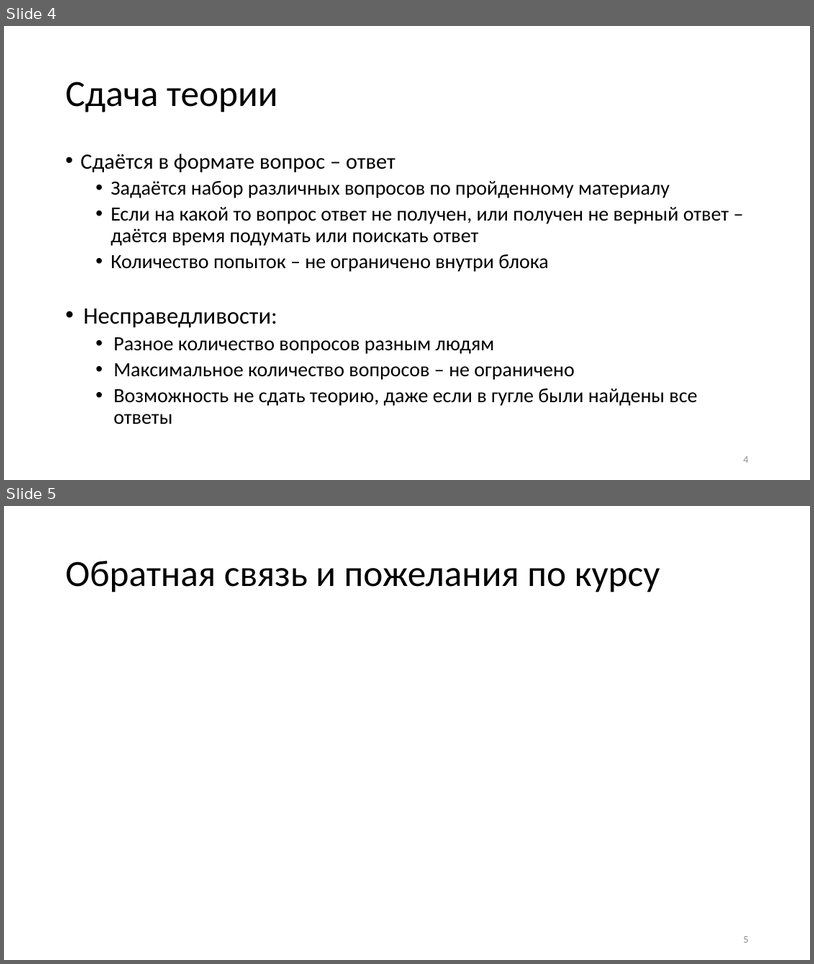
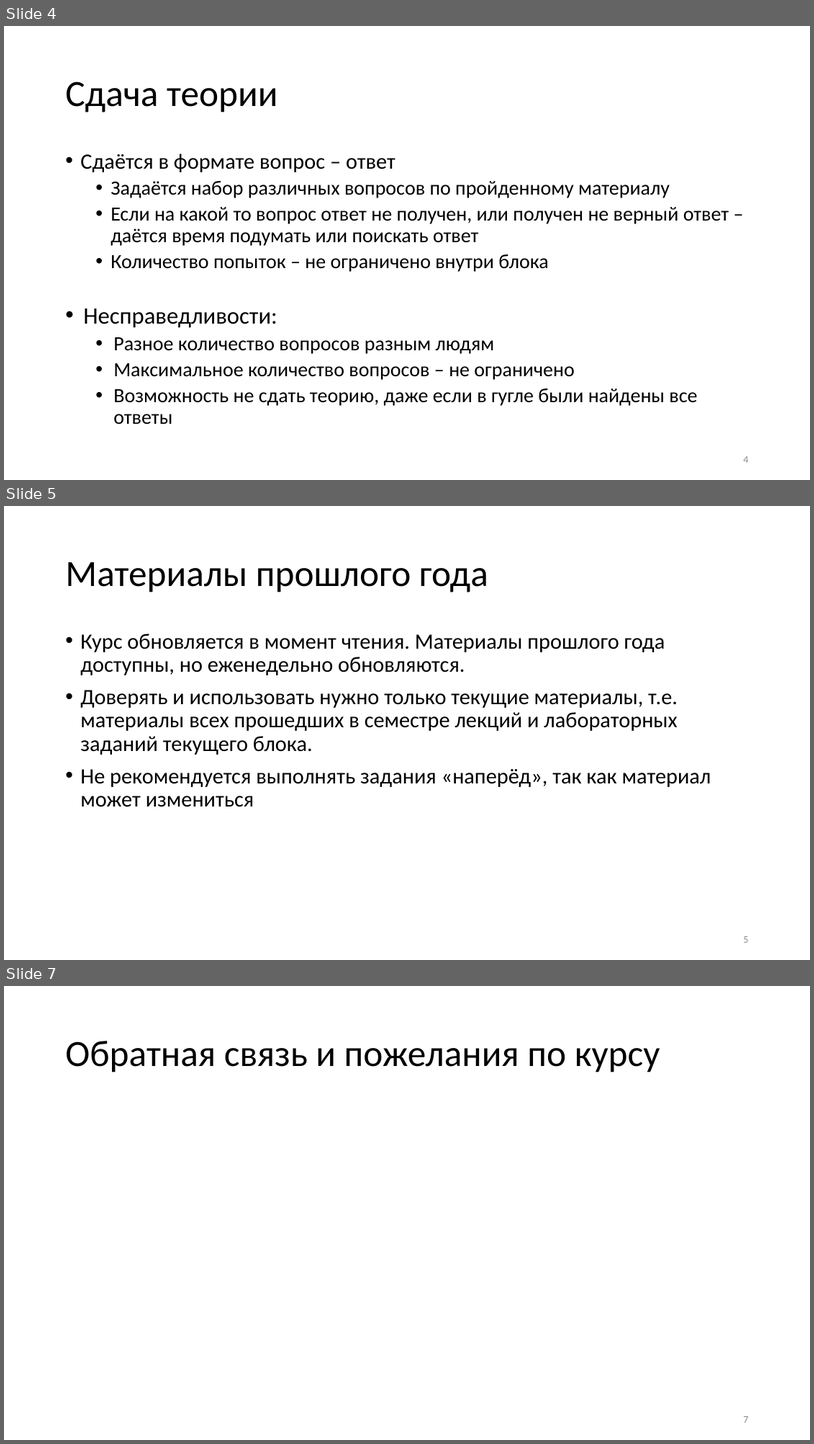
Before and after one commit to CryptoCourse/CryptoLectures, a slide deck: Lectures/Lecture1.pptx. Shown one above the other, each under a label of ours: slides 4 and 5 before the commit, slides 4, 5 and 7 after it; the slides between them are not shown. The pictures are 814x964 and 814x1444 pixels, drawn with LibreOffice and Linux fonts; fonts in the diff are those of the drawing. Boxes give left, top, right and bottom in pixels: in the first picture for what was removed or moved away, otherwise in the second. Text is boxed around its words. In the diff, an @@ line names an element or a change of style, - is before the commit and + after.

Commit message:
Правки 1-й лекции для 19-го года

```diff
--- a/Lectures/Lecture1.pptx
+++ b/Lectures/Lecture1.pptx
@@ slide 5 added at (4,506,810,960), background #FFFFFF @@
@@ title added at (65,562,489,592), 44 pt, text #000000 @@
+Материалы прошлого года
@@ text added at (80,633,712,807), 26 pt, text #000000 @@
+• Курс обновляется в момент чтения. Материалы прошлого года доступны, но еженедельно обновляются.
+• Доверять и использовать нужно только текущие материалы, т.е. материалы всех прошедших в семестре лекций и лабораторных заданий текущего блока.
+• Не рекомендуется выполнять задания «наперёд», так как материал может измениться
@@ page number added at (743,936,748,942), 12 pt, text #8C8C8C @@
+5
@@ what was slide 5 is now slide 7 @@
@@ page number at (743,1416,748,1422): text changed @@
-5
+7
```
Also in this commit, not shown: 6 slides changed, 3 other slides added.
